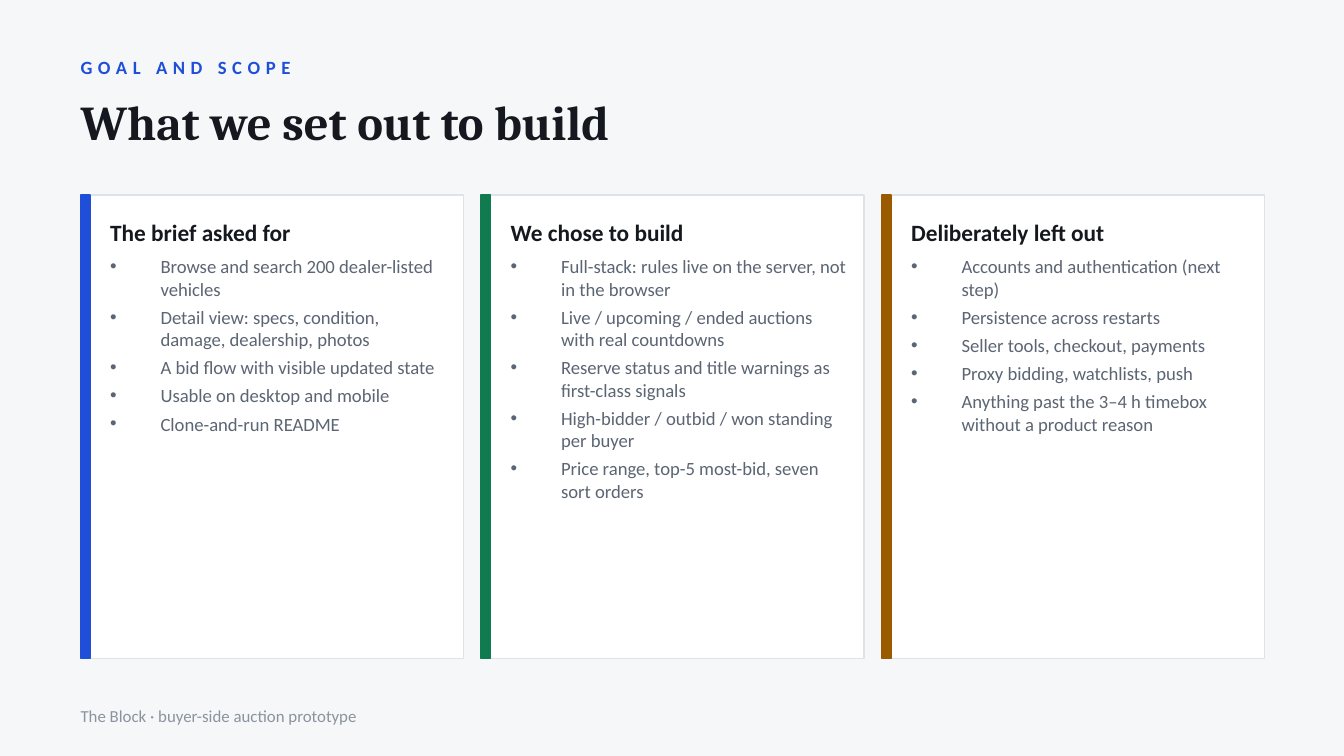
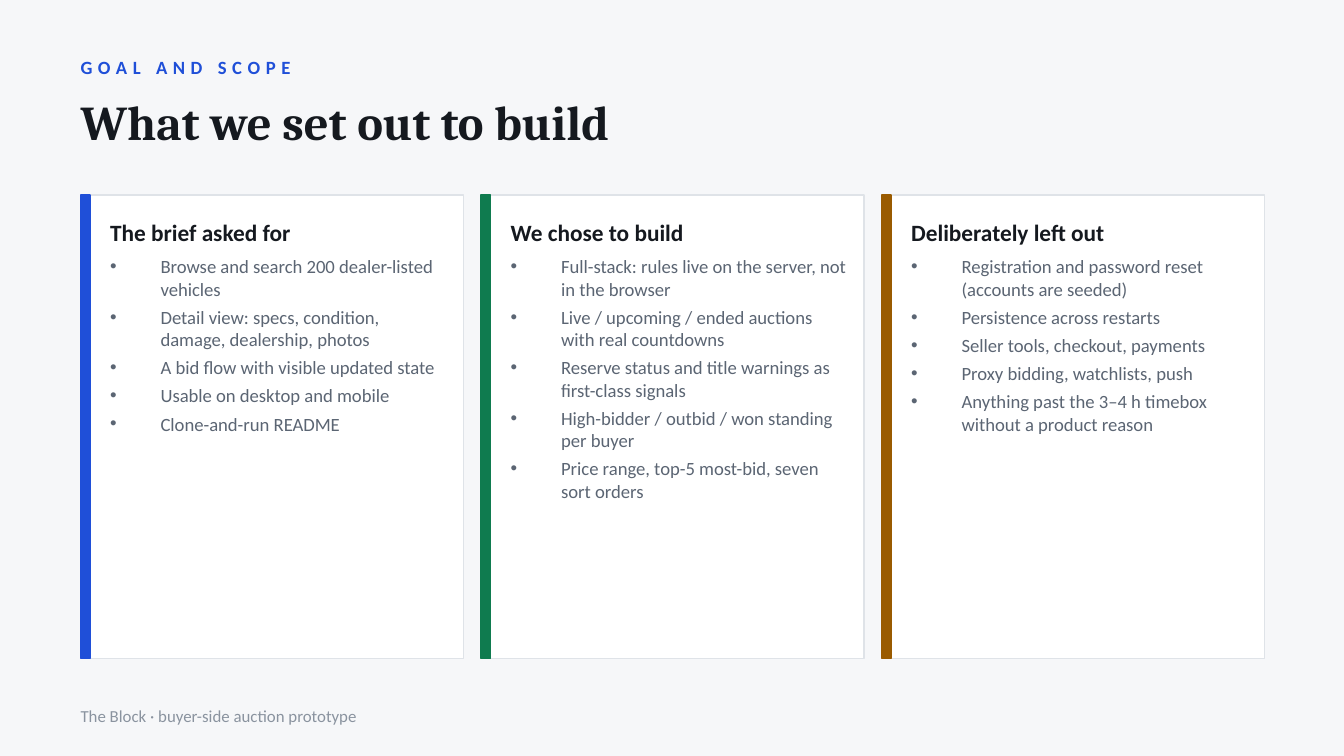
Before and after one commit to mah-kamran/the-block, a slide deck: slide 2 of docs/the-block-overview.pptx. Drawn at 1344x756 pixels with LibreOffice and Linux fonts; fonts in the diff are those of the drawing. Boxes give left, top, right and bottom in pixels: in the first picture for what was removed or moved away, otherwise in the second. Text is boxed around its words. In the diff, an @@ line names an element or a change of style, - is before the commit and + after.

```diff
--- a/docs/the-block-overview.pptx
+++ b/docs/the-block-overview.pptx
@@ text at (962,260,1203,299): text changed @@
-• Accounts and authentication (next step)
+• Registration and password reset (accounts are seeded)
```
Also in this commit, not shown: 4 other slides changed, 1 slide added, 28 other files.
